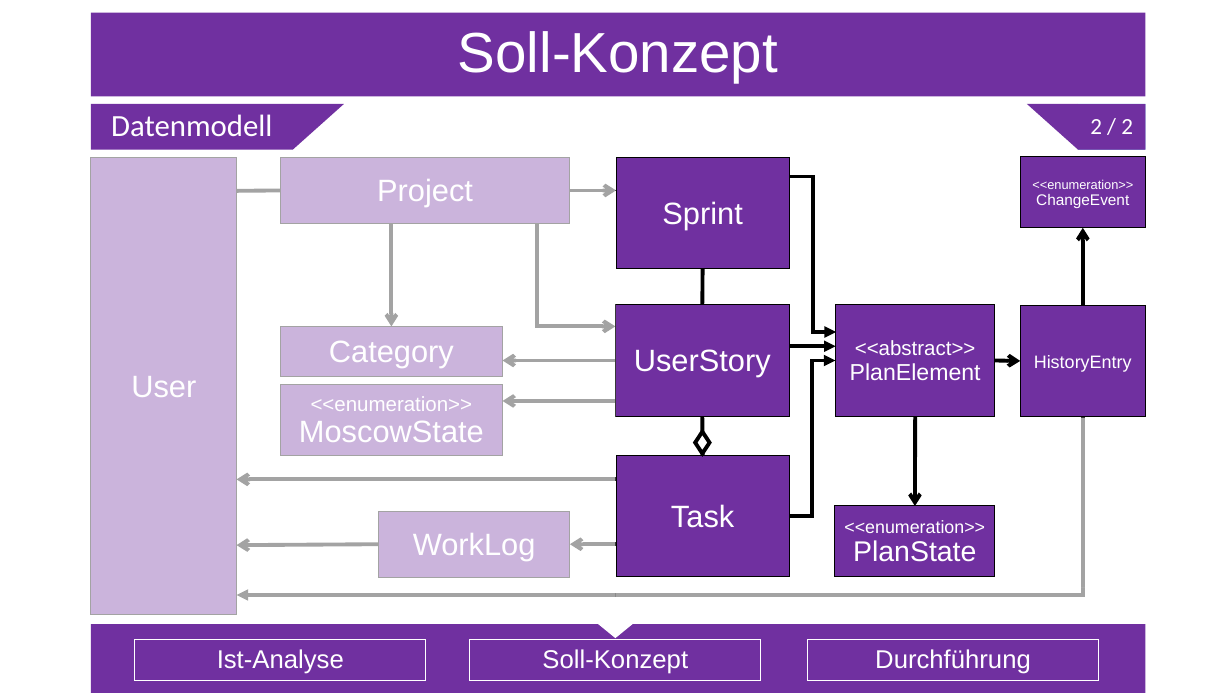
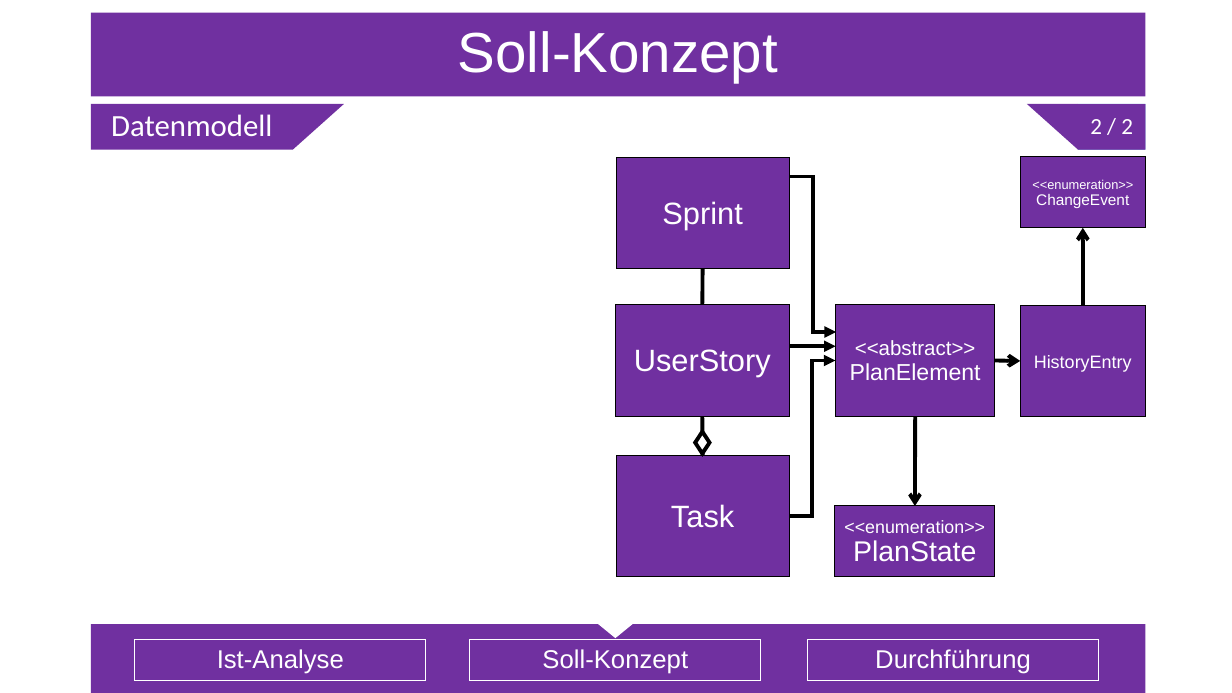
Before and after one commit to Sl0thking/mp_anwen_scrumiverse, a slide deck: slide 11 of Projektpräsentation/Projektpräsentation.pptx. Drawn at 1232x693 pixels with LibreOffice and Linux fonts; fonts in the diff are those of the drawing. Boxes give left, top, right and bottom in pixels: in the first picture for what was removed or moved away, otherwise in the second. Text is boxed around its words. In the diff, an @@ line names an element or a change of style, - is before the commit and + after.

```diff
--- a/Projektpräsentation/Projektpräsentation.pptx
+++ b/Projektpräsentation/Projektpräsentation.pptx
@@ rectangle added at <box>75,153,1208,619</box>, fill #FFFFFF @@
@@ rectangle removed at <box>77,151,616,616</box> @@
@@ rectangle removed at <box>91,157,237,615</box> @@
-User
@@ rectangle removed at <box>280,157,570,224</box> @@
-Project
@@ line removed from (280, 190) to (237, 191) @@
@@ arrow removed from (570, 190) to (616, 190) @@
@@ arrow removed from (392, 224) to (392, 326) @@
@@ elbow arrow removed from (537, 225) to (616, 326) @@
@@ rectangle removed at <box>280,326,503,376</box> @@
-Category
@@ rectangle removed at <box>280,384,503,456</box> @@
-<<enumeration>>
-MoscowState
@@ arrow removed from (616, 360) to (503, 360) @@
@@ elbow arrow removed from (1083, 416) to (237, 595) @@
@@ arrow removed from (616, 401) to (503, 401) @@
@@ rectangle removed at <box>1075,418,1168,588</box> @@
@@ arrow removed from (616, 480) to (237, 480) @@
@@ rectangle removed at <box>378,511,569,578</box> @@
-WorkLog
@@ arrow removed from (378, 544) to (237, 545) @@
@@ arrow removed from (616, 544) to (570, 544) @@
@@ rectangle removed at <box>616,588,1146,607</box> @@
```
Also in this commit, not shown: 4 other slides changed, 1 slide removed.
